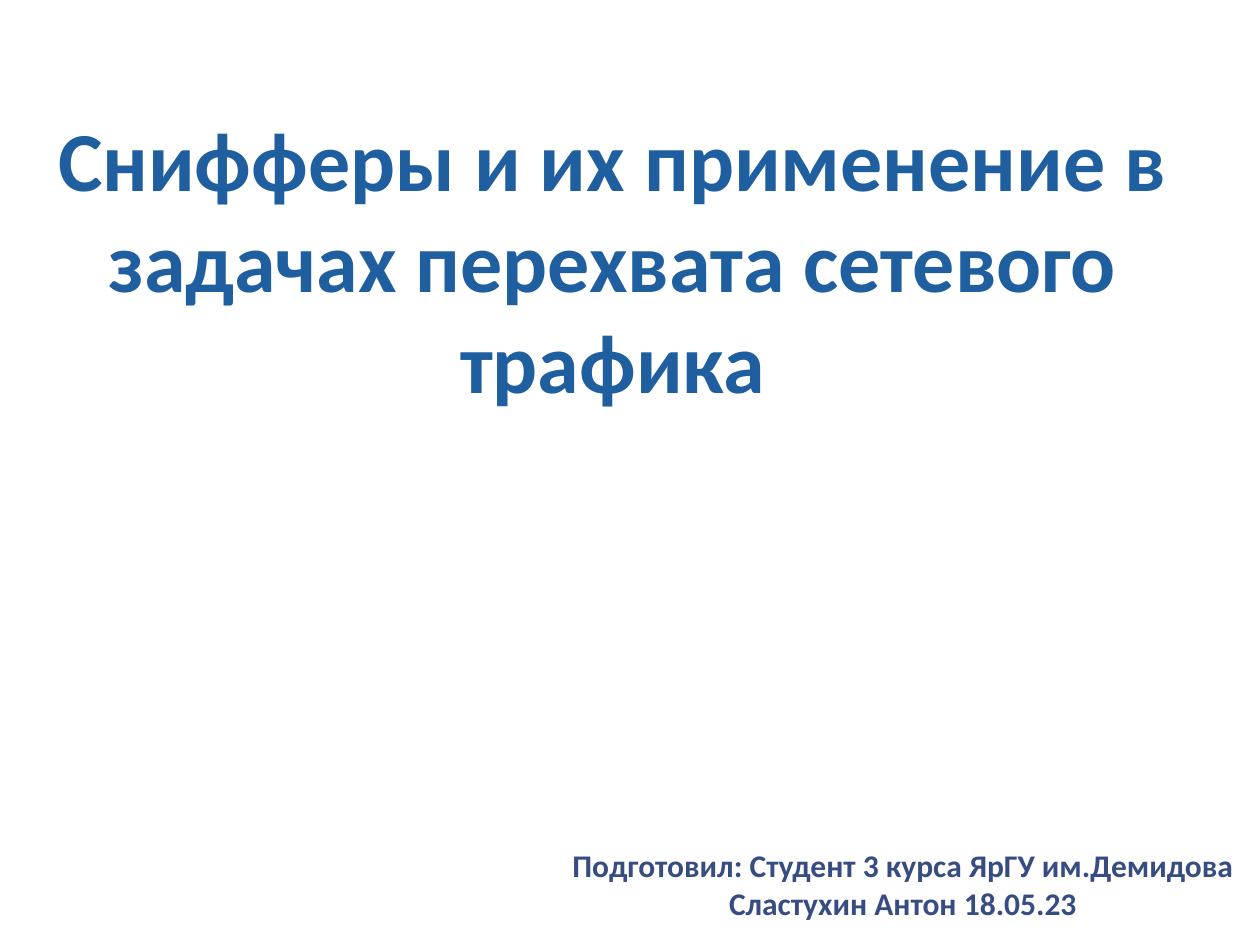
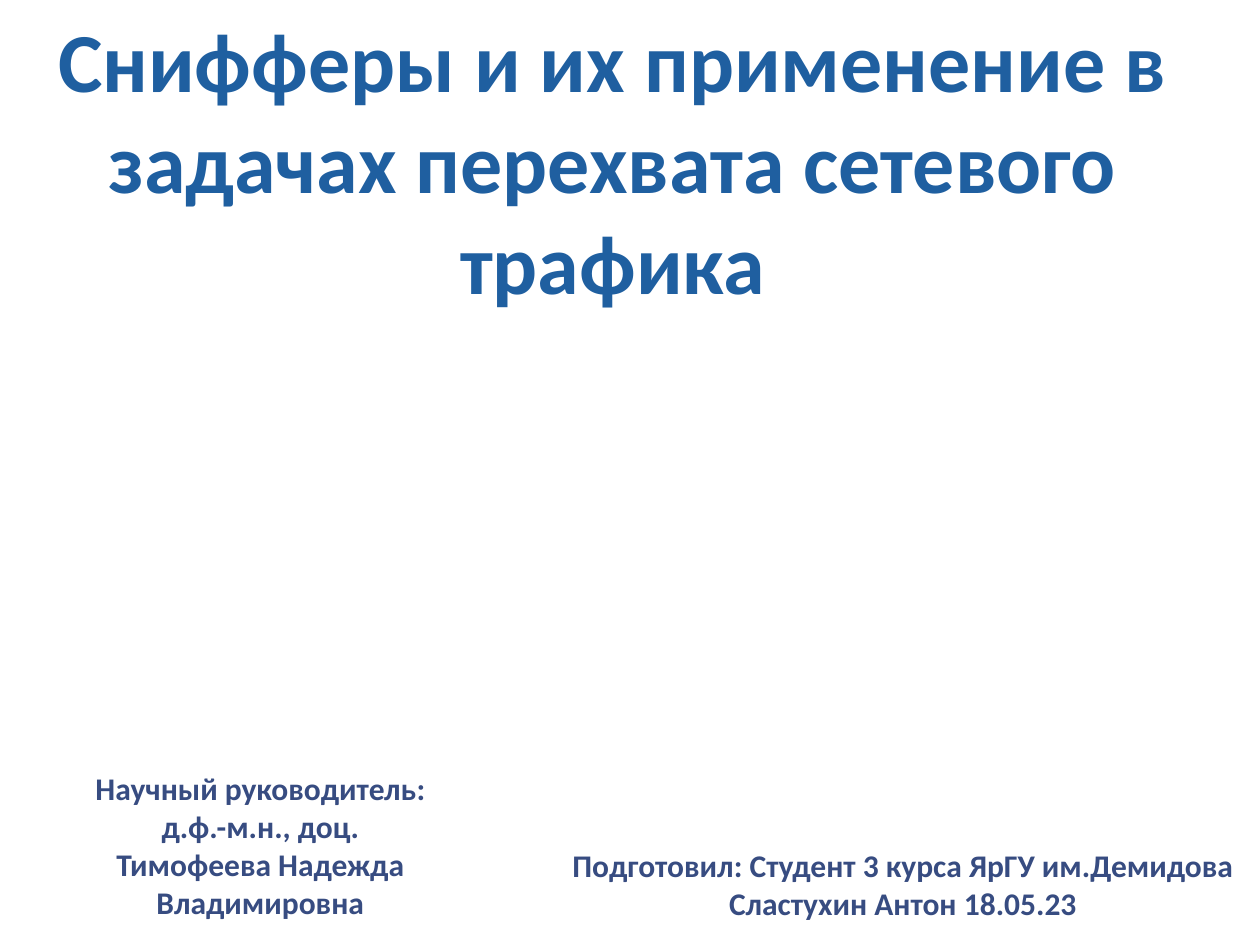
Before and after one commit to SkibaSAY/Doclad_Sniffers, a slide deck: slide 1 of Доклад_Снифферы.pptx. Drawn at 1260x945 pixels with LibreOffice and Linux fonts; fonts in the diff are those of the drawing; background and template pictures are left out. Boxes give left, top, right and bottom in pixels: in the first picture for what was removed or moved away, otherwise in the second. Text is boxed around its words. In the diff, an @@ line names an element or a change of style, - is before the commit and + after.

```diff
--- a/Доклад_Снифферы.pptx
+++ b/Доклад_Снифферы.pptx
@@ title "Снифферы и их применение в ...": place and size @@
-title "Снифферы и их применение в ..." at (58, 133, 1166, 407)
+title "Снифферы и их применение в ..." at (58, 34, 1166, 308)
@@ text added at (95, 778, 425, 919), 18 pt, text #384C81, bold @@
+Научный руководитель:
+д.ф.-м.н., доц.
+Тимофеева Надежда Владимировна
```
Also in this commit, not shown: 18 other slides changed, 10 slides added, 3 slides removed, 1 other file.
